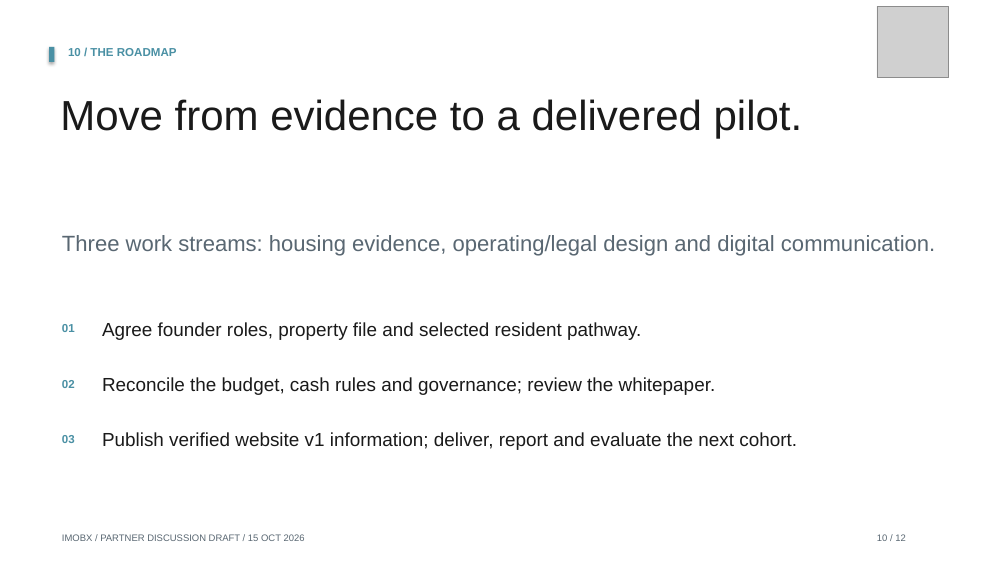
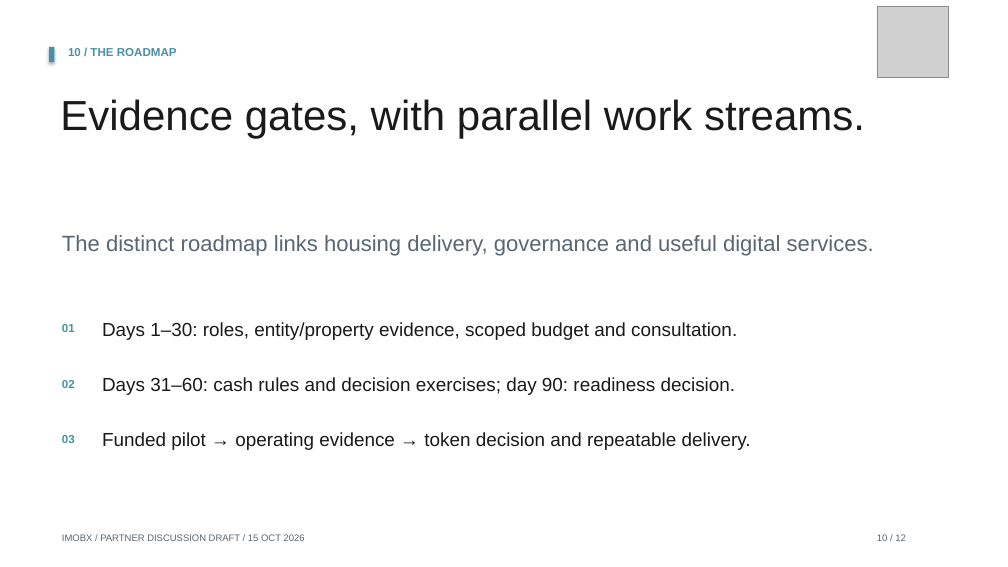
Before and after one commit to Siah-kin/imobx-website, a slide deck: slide 10 of pitchdeck.pptx. Drawn at 1008x567 pixels with LibreOffice and Linux fonts; fonts in the diff are those of the drawing; grey boxes stand for pictures. Boxes give left, top, right and bottom in pixels: in the first picture for what was removed or moved away, otherwise in the second. Text is boxed around its words. In the diff, an @@ line names an element or a change of style, - is before the commit and + after.

Commit message:
Explain IMOBX roadmap and governance; credit Rafael cost references

```diff
--- a/pitchdeck.pptx
+++ b/pitchdeck.pptx
@@ text at bbox=[60, 99, 865, 138]: text changed @@
-Move from evidence to a delivered pilot.
+Evidence gates, with parallel work streams.
@@ text at bbox=[62, 235, 874, 256]: text changed @@
-Three work streams: housing evidence, operating/legal design and digital communication.
+The distinct roadmap links housing delivery, governance and useful digital services.
@@ text at bbox=[102, 322, 737, 340]: text changed @@
-Agree founder roles, property file and selected resident pathway.
+Days 1–30: roles, entity/property evidence, scoped budget and consultation.
@@ text at bbox=[102, 377, 736, 395]: text changed @@
-Reconcile the budget, cash rules and governance; review the whitepaper.
+Days 31–60: cash rules and decision exercises; day 90: readiness decision.
@@ text at bbox=[102, 432, 751, 450]: text changed @@
-Publish verified website v1 information; deliver, report and evaluate the next cohort.
+Funded pilot → operating evidence → token decision and repeatable delivery.
```
Also in this commit, not shown: 4 other slides changed, 25 other files.
